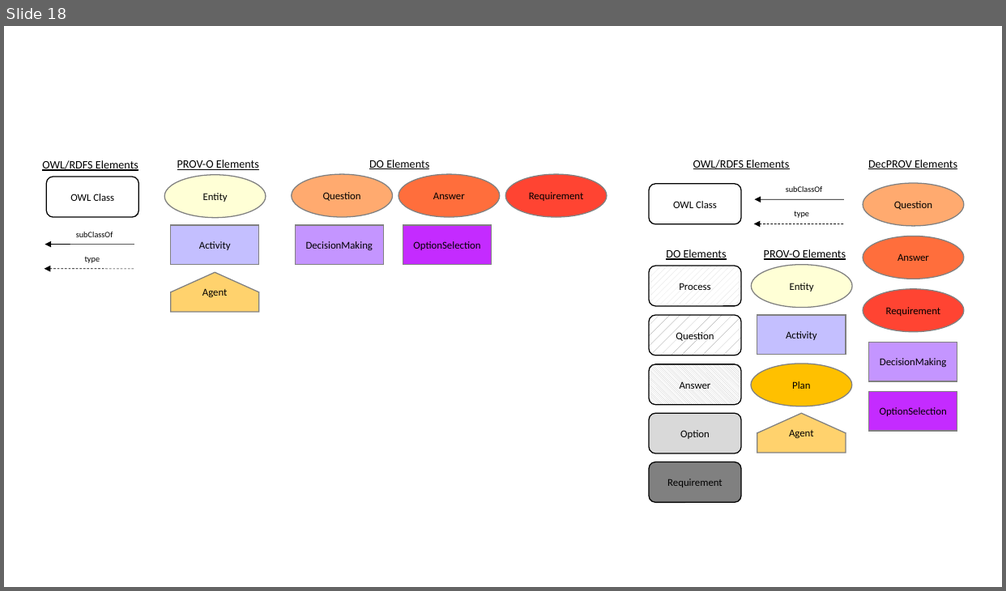
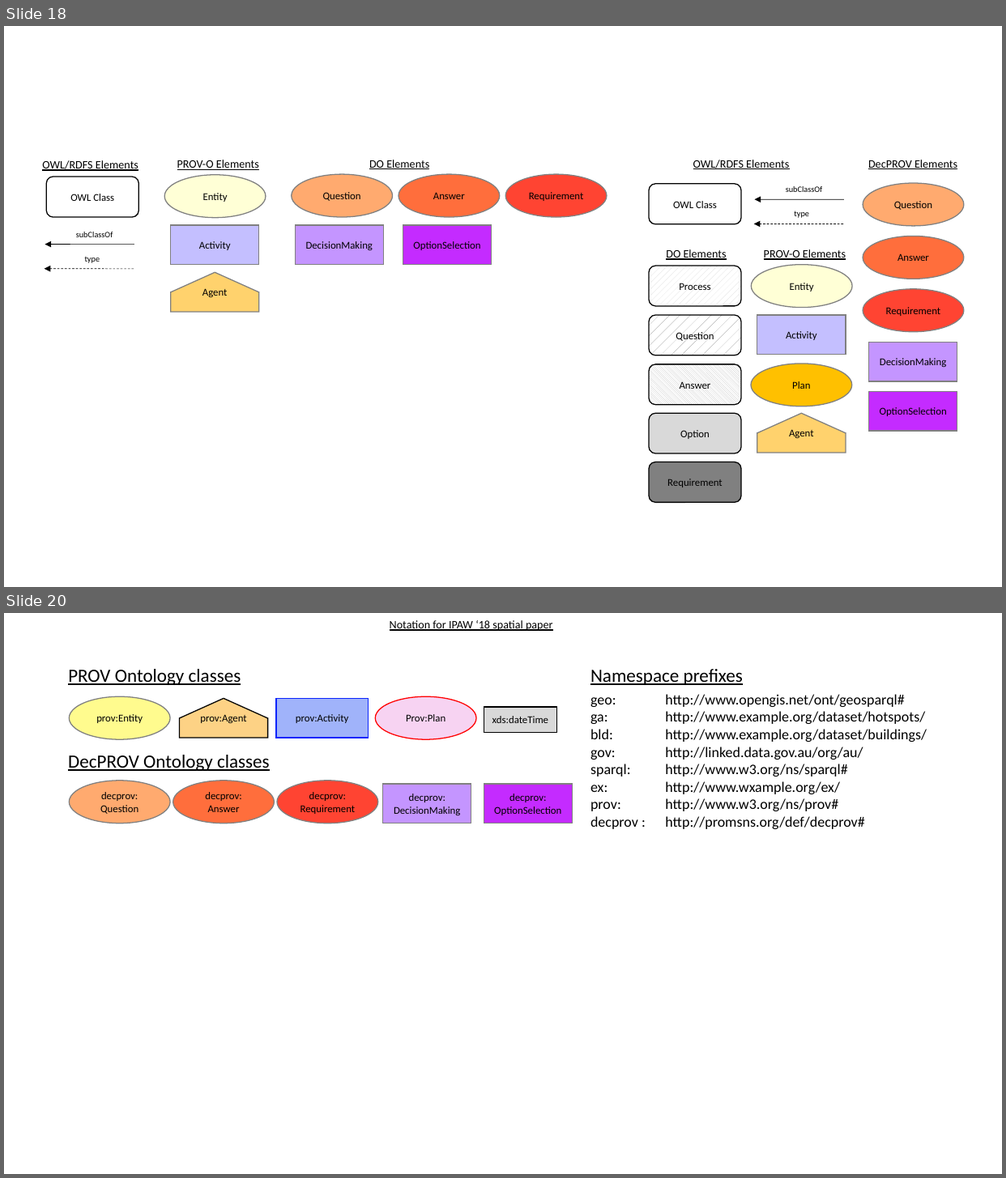
Before and after one commit to nicholascar/decprov-ont, a slide deck: images/diagrams.pptx. Shown one above the other, each under a label of ours: slide 18 before the commit, slides 18 and 20 after it; the slides between them are not shown. The pictures are 1006x591 and 1006x1178 pixels, drawn with LibreOffice and Linux fonts; fonts in the diff are those of the drawing. Boxes give left, top, right and bottom in pixels: in the first picture for what was removed or moved away, otherwise in the second. Text is boxed around its words. In the diff, an @@ line names an element or a change of style, - is before the commit and + after.

```diff
--- a/images/diagrams.pptx
+++ b/images/diagrams.pptx
@@ slide 20 added at (x1=4, y1=613, x2=1002, y2=1174), background #FFFFFF @@
@@ text added at (x1=390, y1=620, x2=553, y2=631), 11 pt, text #000000, underline @@
+Notation for IPAW ‘18 spatial paper
@@ text added at (x1=68, y1=669, x2=241, y2=685), 18 pt, text #000000, underline @@
+PROV Ontology classes
@@ text added at (x1=590, y1=669, x2=743, y2=685), 18 pt, text #000000, underline @@
+Namespace prefixes
@@ ellipse added at (x1=69, y1=697, x2=170, y2=739), fill #FFFB8E, outline #808080 1 pt, 10 pt, text #000000 @@
+prov:Entity
@@ freeform shape added at (x1=179, y1=698, x2=267, y2=738), fill #FDD285, outline #000000 1 pt, 10 pt, text #000000 @@
+prov:Agent
@@ rectangle added at (x1=276, y1=698, x2=368, y2=738), fill #A0B3FA, outline #0B24FB 1 pt, 10 pt, text #000000 @@
+prov:Activity
@@ ellipse added at (x1=375, y1=697, x2=476, y2=739), fill #F7D3F2, outline #FF0000 1 pt, 10 pt, text #000000 @@
+Prov:Plan
@@ rectangle added at (x1=484, y1=707, x2=557, y2=733), fill #D9D9D9, outline #000000 1 pt, 10 pt, text #000000 @@
+xds:dateTime
@@ text added at (x1=590, y1=694, x2=927, y2=829), 14 pt, text #000000 @@
+geo: http://www.opengis.net/ont/geosparql#
+ga: http://www.example.org/dataset/hotspots/
+bld: http://www.example.org/dataset/buildings/
+gov: http://linked.data.gov.au/org/au/
+sparql: http://www.w3.org/ns/sparql#
+ex: http://www.wxample.org/ex/
+prov: http://www.w3.org/ns/prov#
+decprov : http://promsns.org/def/decprov#
@@ text added at (x1=68, y1=755, x2=270, y2=771), 18 pt, text #000000, underline @@
+DecPROV Ontology classes
@@ ellipse added at (x1=69, y1=781, x2=170, y2=824), fill #FFAA6F, outline #808080 1 pt, 10 pt, text #000000 @@
+decprov:
+Question
@@ ellipse added at (x1=173, y1=781, x2=275, y2=824), fill #FF6E3C, outline #808080 1 pt, 10 pt, text #000000 @@
+decprov: Answer
@@ ellipse added at (x1=277, y1=781, x2=378, y2=824), fill #FF4432, outline #808080 1 pt, 10 pt, text #000000 @@
+decprov: Requirement
@@ rectangle added at (x1=383, y1=784, x2=471, y2=824), fill #C495FF, outline #808080 1 pt, 10 pt, text #000000 @@
+decprov: DecisionMaking
@@ rectangle added at (x1=484, y1=784, x2=572, y2=824), fill #C42BFF, outline #808080 1 pt, 10 pt, text #000000 @@
+decprov: OptionSelection
```
Also in this commit, not shown: 4 slides changed, 2 other files.
